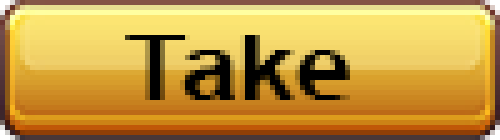
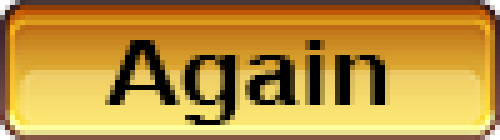
Layers edited between the first and the second 500 × 140 image:
added layer "Again" (1st of 2) above "Again" over (105, 40, 390, 125)
renamed "Take" to "Again", hid it, painted on it over (105, 35, 390, 120)
showed "Layer 0 copy" over (0, 0, 500, 140)
hid "Layer 0" over (0, 0, 500, 140)
